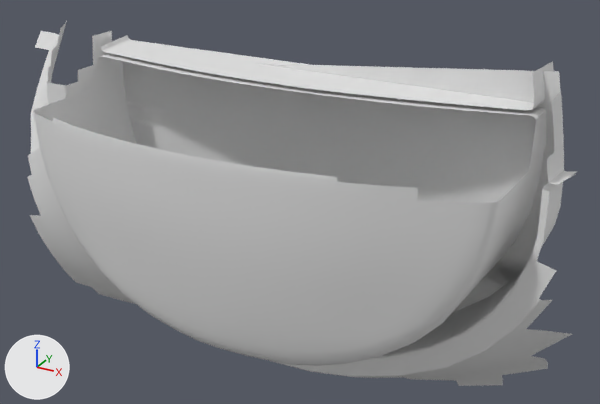
The OBJ model PadForge.App/3DModels/DS4/JetBlack/R1.obj, before and after one commit.
Camera for both pictures: a camera (50 mm lens) standing at (68.9, -54.1, 9.8) and looking at (51.9, -23.3, -5.6). The axes (+X, +Y, +Z) are drawn at lower left. The lights are the same throughout. The picture after the commit comes second. Where no turn or scale is listed for an object, it has been applied to the vertices. Vertices at exactly the same position are counted once.

Objects in the first picture: 'R1'.
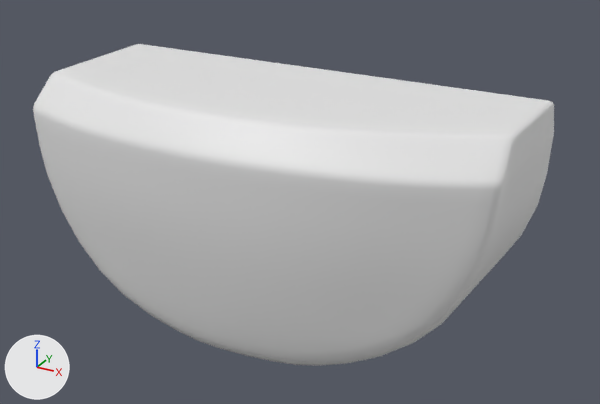
Where the change shows, as pixel boxes (x1, y1, x2, y2) in the pictures (600 x 404 px):
'R1', reshaped (12% shorter)
    before: (27, 20, 578, 386)
    after: (33, 44, 554, 366)
part 1 of me_r1, deleted
    before: (27, 20, 578, 386)
part 2 of me_r1, deleted
    before: (100, 35, 554, 110)
part 3 of me_r1, deleted
    before: (547, 92, 575, 185)
part 4 of me_r1, added
    after: (33, 57, 536, 203)

Diff of the bpy script that builds the scene:
```diff
--- a/PadForge.App/3DModels/DS4/JetBlack/R1.obj.py
+++ b/PadForge.App/3DModels/DS4/JetBlack/R1.obj.py
@@ me_r1 @@
 # used by ob_r1; location = (0.0, 0.0, 0.0)
-me_r1.from_pydata(...)  # 1142 vertices, 988 faces; spans x 35.1..64.4, y -30.9..-19.4, z -15.7..1.9
+me_r1.from_pydata(...)  # 545 vertices, 516 faces; spans x 41.7..62.6, y -30.9..-21.9, z -10.7..0.3
+# me_r1 part 1: the loose piece of 726 vertices spanning x 35.1..64.4, y -26.2..-19.4, z -15.7..1.8 is deleted
+# me_r1 part 2: the loose piece of 46 vertices spanning x 41.3..62.5, y -25.4..-21.9, z 0.5..1.9 is deleted
+# me_r1 part 3: the loose piece of 16 vertices spanning x 62.9..63.8, y -25.3..-22.9, z -2.1..1.0 is deleted
+# me_r1 part 4: 191 vertices added at x 41.8..62.4, y -30.8..-25.9, z -1.2..0.3
```
